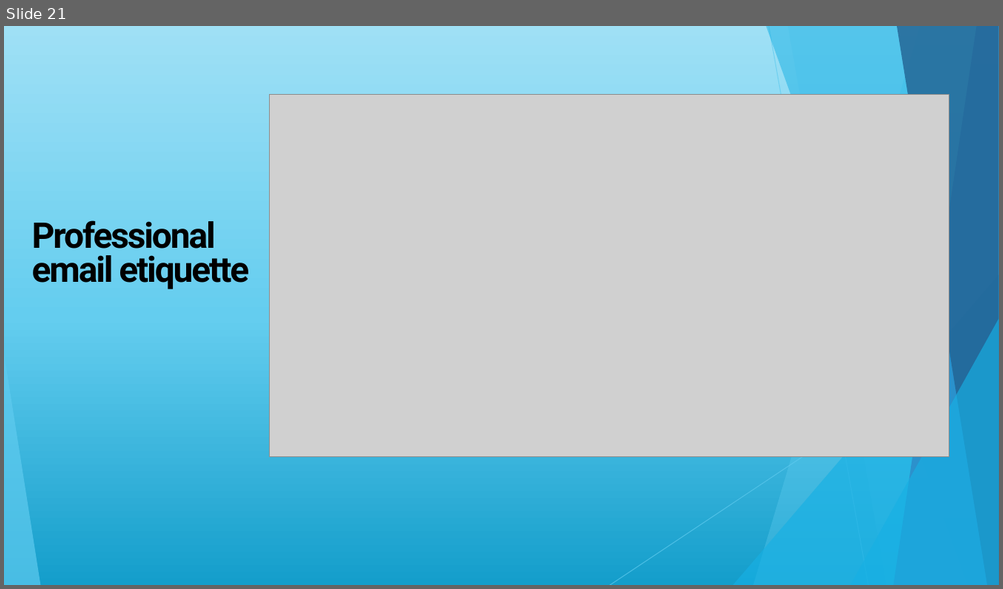
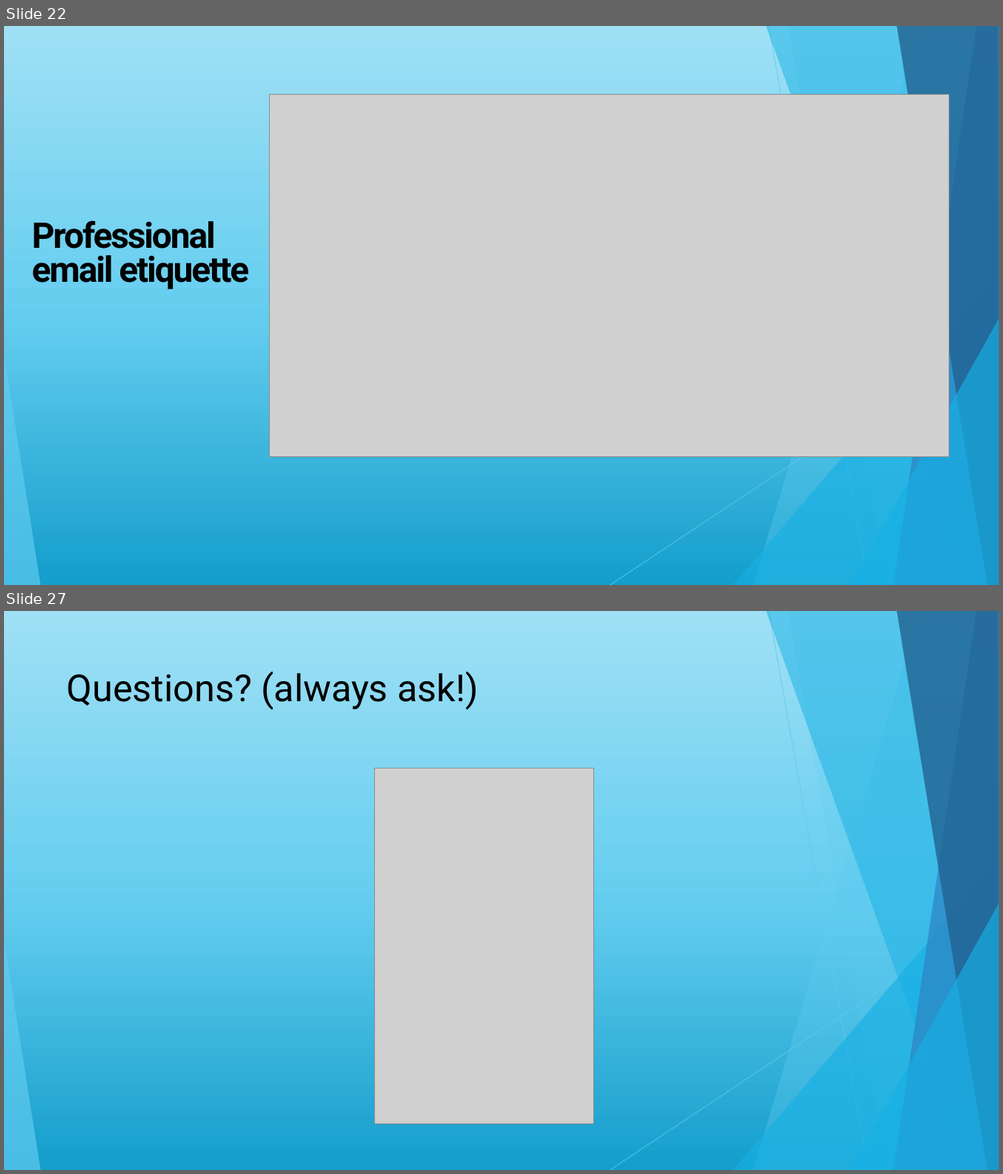
Before and after one commit to maireadmeagher/ICT-25, a slide deck: topic01-introduction-to-ICT/unit-1/talk-1/a-intro.pptx. Shown one above the other, each under a label of ours: slide 21 before the commit, slides 22 and 27 after it; the slides between them are not shown. The pictures are 1003x589 and 1003x1174 pixels, drawn with LibreOffice and Linux fonts; fonts in the diff are those of the drawing; grey boxes stand for pictures. Boxes give left, top, right and bottom in pixels: in the first picture for what was removed or moved away, otherwise in the second. Text is boxed around its words. In the diff, an @@ line names an element or a change of style, - is before the commit and + after.

```diff
--- a/topic01-introduction-to-ICT/unit-1/talk-1/a-intro.pptx
+++ b/topic01-introduction-to-ICT/unit-1/talk-1/a-intro.pptx
@@ slide 27 added at bbox=[4, 611, 999, 1170], background gradient #149ECB to #64CDEF to #9FE0F5; not listed: 10 template elements that a slide beside it also shows @@
@@ title added at bbox=[67, 672, 478, 710], 36 pt, text #000000 @@
+Questions? (always ask!)
@@ picture added at bbox=[374, 769, 594, 1125] @@
@@ what was slide 21 is now slide 22 @@
```
Also in this commit, not shown: 5 other slides added, 7 other files.
